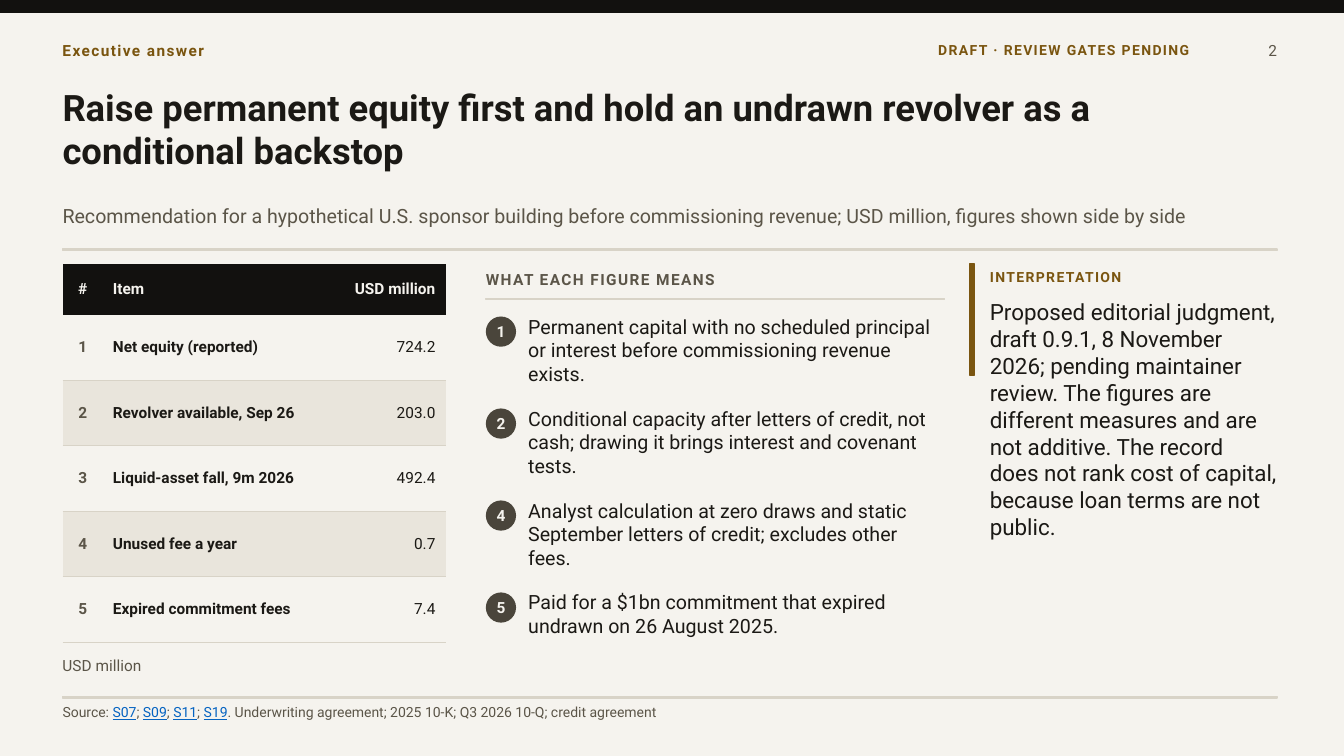
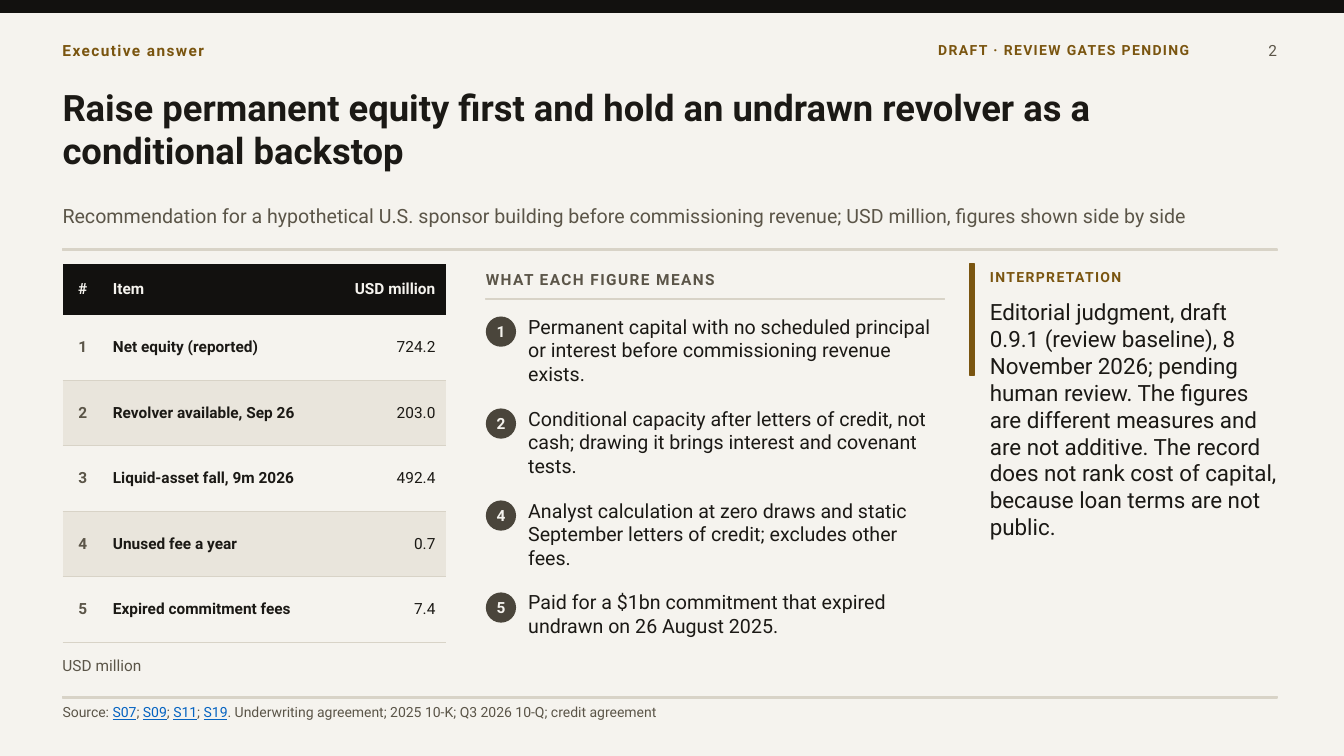
Before and after one commit to VSSpowerlifting/strategic-materials-policy-tracker, a slide deck: slide 2 of research/fi003/outputs/presentation-draft-v091/fi003-jpmorgan-mp-materials-draft-0.9.1.pptx. Drawn at 1344x756 pixels with LibreOffice and Linux fonts; fonts in the diff are those of the drawing. Boxes give left, top, right and bottom in pixels: in the first picture for what was removed or moved away, otherwise in the second. Text is boxed around its words. In the diff, an @@ line names an element or a change of style, - is before the commit and + after.

```diff
--- a/research/fi003/outputs/presentation-draft-v091/fi003-jpmorgan-mp-materials-draft-0.9.1.pptx
+++ b/research/fi003/outputs/presentation-draft-v091/fi003-jpmorgan-mp-materials-draft-0.9.1.pptx
@@ text at (990, 303, 1276, 540): text changed @@
-Proposed editorial judgment, draft 0.9.1, 8 November 2026; pending maintainer review. The figures are different measures and are not additive. The record does not rank cost of capital, because loan terms are not public.
+Editorial judgment, draft 0.9.1 (review baseline), 8 November 2026; pending human review. The figures are different measures and are not additive. The record does not rank cost of capital, because loan terms are not public.
```
Also in this commit, not shown: 6 other slides changed, 18 other files.
